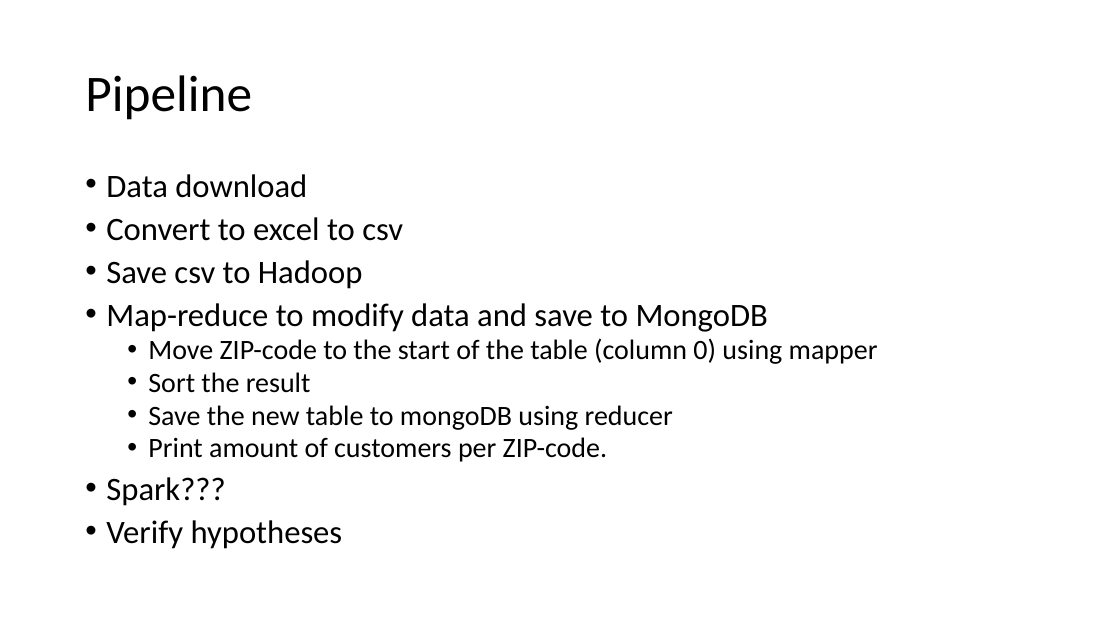
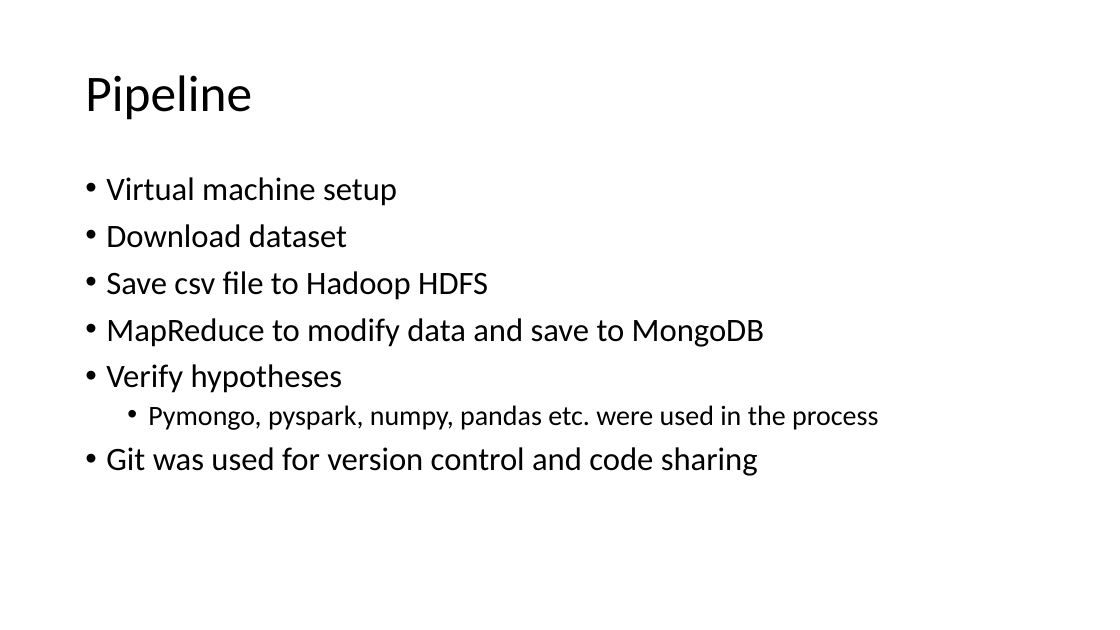
Before and after one commit to arttusa/dsdba_project, a slide deck: slide 3 of DSDBA Project.pptx. Drawn at 1120x630 pixels with LibreOffice and Linux fonts; fonts in the diff are those of the drawing. Boxes give left, top, right and bottom in pixels: in the first picture for what was removed or moved away, otherwise in the second. Text is boxed around its words. In the diff, an @@ line names an element or a change of style, - is before the commit and + after.

```diff
--- a/DSDBA Project.pptx
+++ b/DSDBA Project.pptx
@@ text at (x1=106, y1=177, x2=764, y2=347): text changed; size 24 to 28 pt @@
-• Data download
-• Convert to excel to csv
-• Save csv to Hadoop
-• Map-reduce to modify data and save to MongoDB
-  • Move ZIP-code to the start of the table (column 0) using mapper
-  • Sort the result
-  • Save the new table to mongoDB using reducer
-  • Print amount of customers per ZIP-code.
-• Spark???
+• Virtual machine setup
+• Download dataset
+• Save csv file to Hadoop HDFS
+• MapReduce to modify data and save to MongoDB
@@ text at (x1=106, y1=364, x2=343, y2=393): line spacing 0.8 to 0.9 @@
@@ text at (x1=106, y1=405, x2=878, y2=476): paragraphs added @@
+  • Pymongo, pyspark, numpy, pandas etc. were used in the process
+• Git was used for version control and code sharing
```
Also in this commit, not shown: 5 other slides changed, 3 slides added, 2 slides removed.
